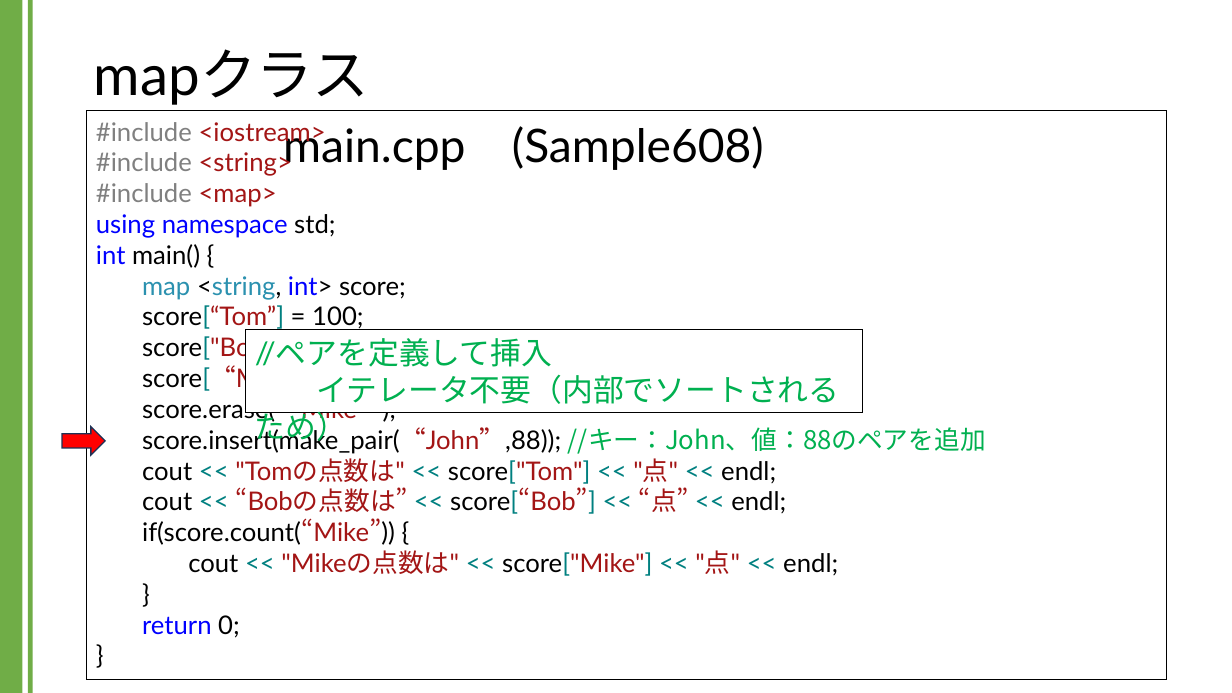
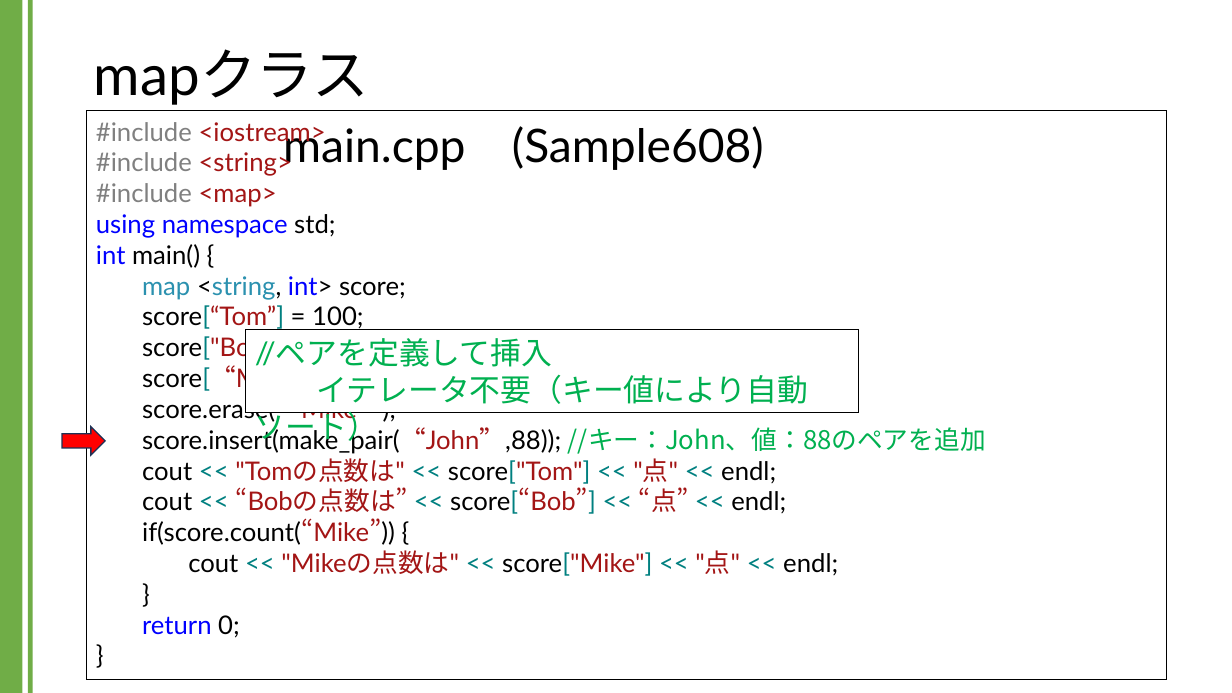
Before and after one commit to kic-murata/cpp2024, a slide deck: slide 7 of 授業資料/講義資料：Mapクラス.pptx. Drawn at 1232x693 pixels with LibreOffice and Linux fonts; fonts in the diff are those of the drawing. Boxes give left, top, right and bottom in pixels: in the first picture for what was removed or moved away, otherwise in the second. Text is boxed around its words. In the diff, an @@ line names an element or a change of style, - is before the commit and + after.

```diff
--- a/授業資料/講義資料：Mapクラス.pptx
+++ b/授業資料/講義資料：Mapクラス.pptx
@@ rectangle "//ペアを定義して挿入 イテレータ不要（キー値により自動ソート）": place and size @@
-rectangle "//ペアを定義して挿入 イテレータ不要（キー値により自動ソート）" at (246, 329, 863, 413)
+rectangle "//ペアを定義して挿入 イテレータ不要（キー値により自動ソート）" at (246, 329, 859, 413)
@@ text in rectangle at (255, 338, 808, 447): text changed @@
-//ペアを定義して挿入
-イテレータ不要（内部でソートされるため）
+//ペアを定義して挿入
+イテレータ不要（キー値により自動ソート）
```
Also in this commit, not shown: 2 other slides changed, 3 other files.
